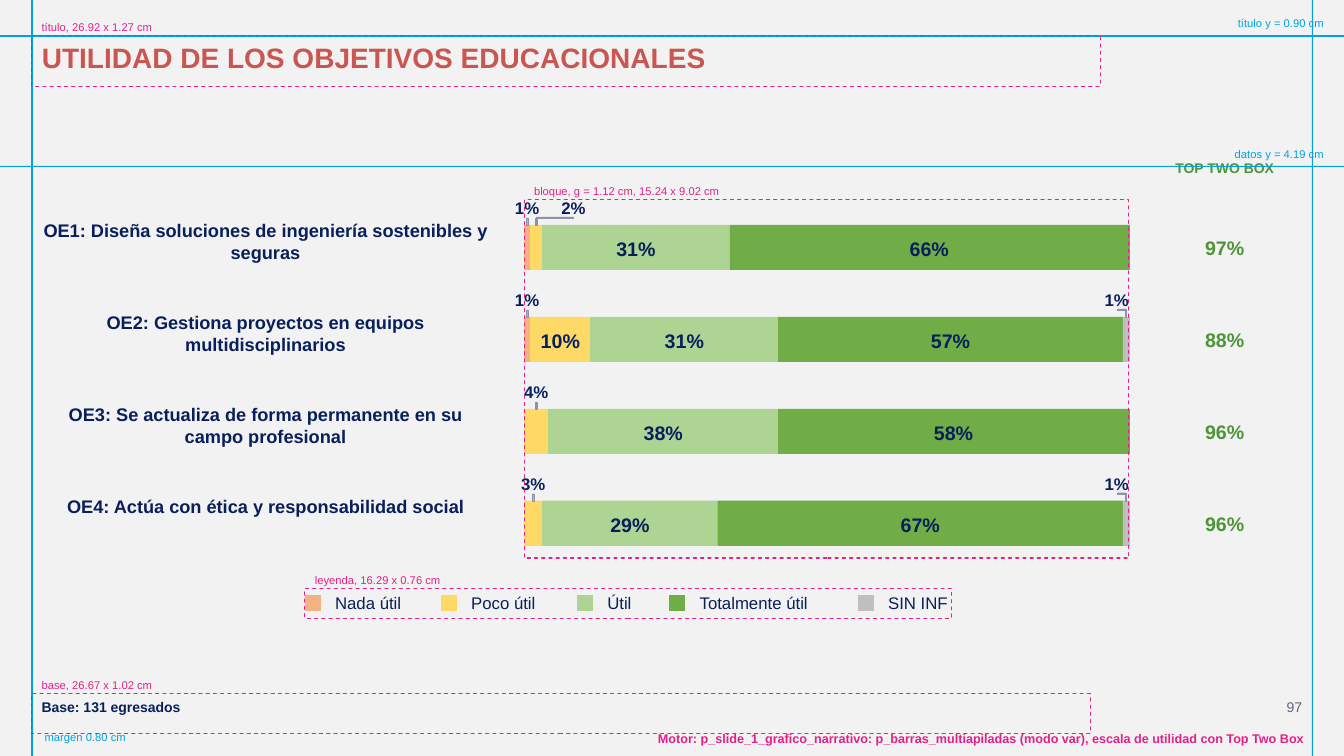
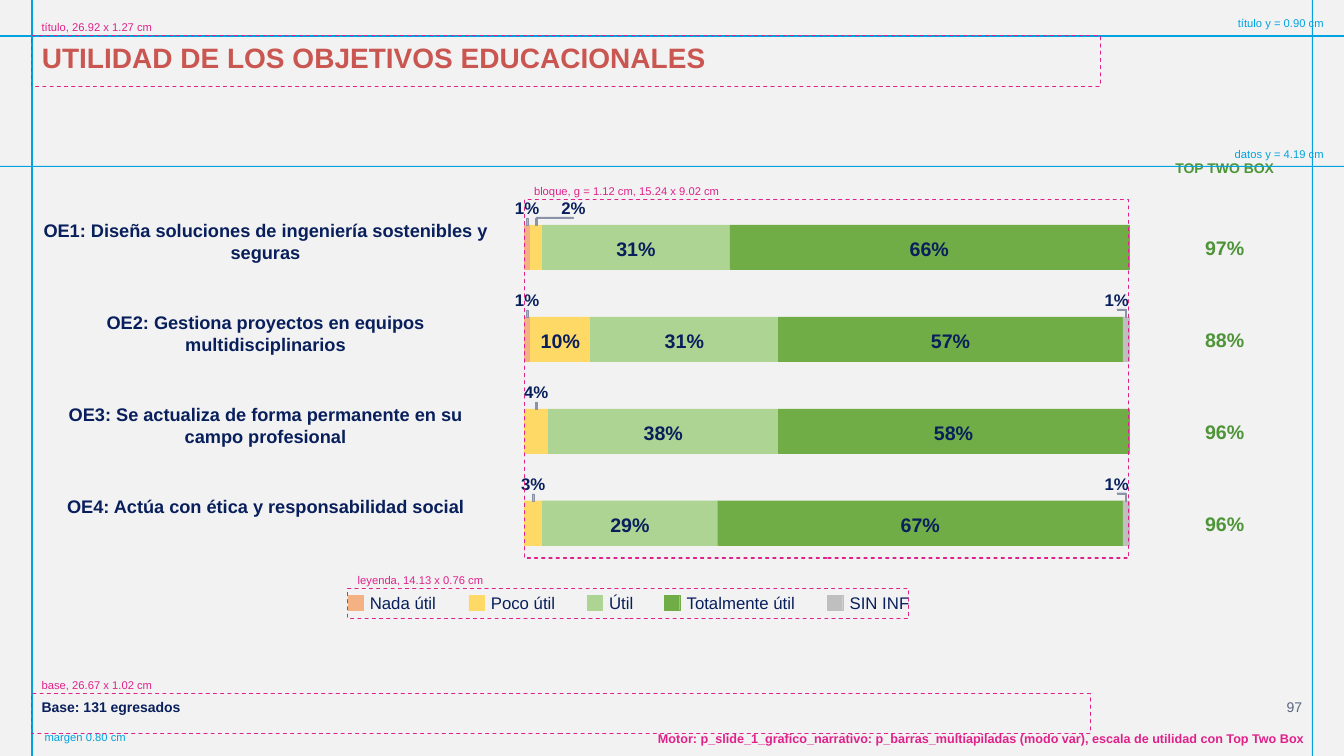
Before and after one commit to GonzaloAlmendariz/prosecnur-app, a slide deck: slide 97 of docs/qa/motor-ppt-2026-10-06/4-recetario/recetario-fiel-guias.pptx. Drawn at 1344x756 pixels with LibreOffice and Linux fonts; fonts in the diff are those of the drawing; background and template pictures are left out. Boxes give left, top, right and bottom in pixels: in the first picture for what was removed or moved away, otherwise in the second. Text is boxed around its words. In the diff, an @@ line names an element or a change of style, - is before the commit and + after.

```diff
--- a/docs/qa/motor-ppt-2026-10-06/4-recetario/recetario-fiel-guias.pptx
+++ b/docs/qa/motor-ppt-2026-10-06/4-recetario/recetario-fiel-guias.pptx
@@ rectangle: place and size @@
-rectangle at (306, 589, 952, 619)
+rectangle at (348, 589, 908, 619)
@@ rectangle: place and size @@
-rectangle at (306, 596, 321, 611)
+rectangle at (348, 596, 363, 611)
@@ text at (358, 576, 483, 586): text changed @@
-leyenda, 16.29 x 0.76 cm
+leyenda, 14.13 x 0.76 cm
@@ text "Nada útil": place and size @@
-text "Nada útil" at (335, 596, 401, 609)
+text "Nada útil" at (370, 596, 436, 609)
@@ rectangle: place and size @@
-rectangle at (442, 596, 457, 611)
+rectangle at (469, 596, 484, 611)
@@ text "Poco útil": place and size @@
-text "Poco útil" at (471, 596, 535, 609)
+text "Poco útil" at (491, 596, 555, 609)
@@ rectangle: place and size @@
-rectangle at (578, 596, 593, 611)
+rectangle at (587, 596, 602, 611)
@@ rectangle: place and size @@
-rectangle at (669, 596, 685, 611)
+rectangle at (664, 596, 680, 611)
@@ text "Totalmente útil": place and size @@
-text "Totalmente útil" at (700, 596, 807, 609)
+text "Totalmente útil" at (687, 596, 794, 609)
@@ rectangle: place and size @@
-rectangle at (858, 596, 873, 611)
+rectangle at (828, 596, 843, 611)
@@ text "SIN INF" rewrapped from (888, 597, 948, 609) to (850, 597, 909, 614) @@
```
Also in this commit, not shown: 60 other slides changed, 6 other files.
